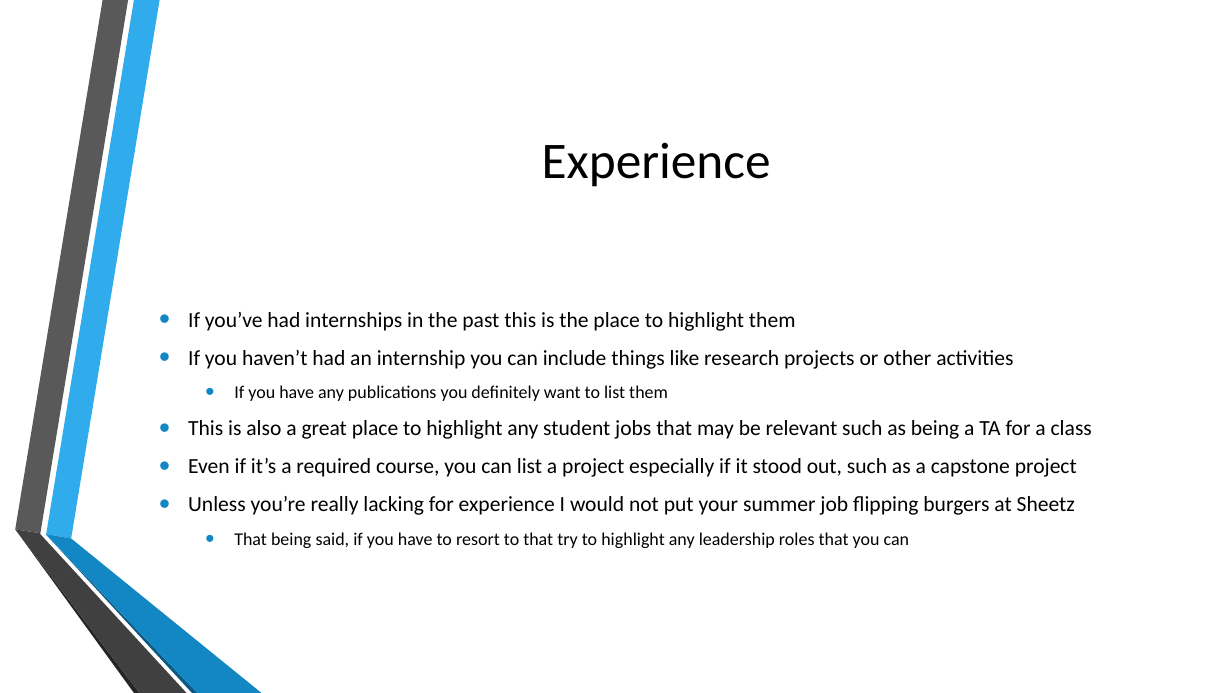
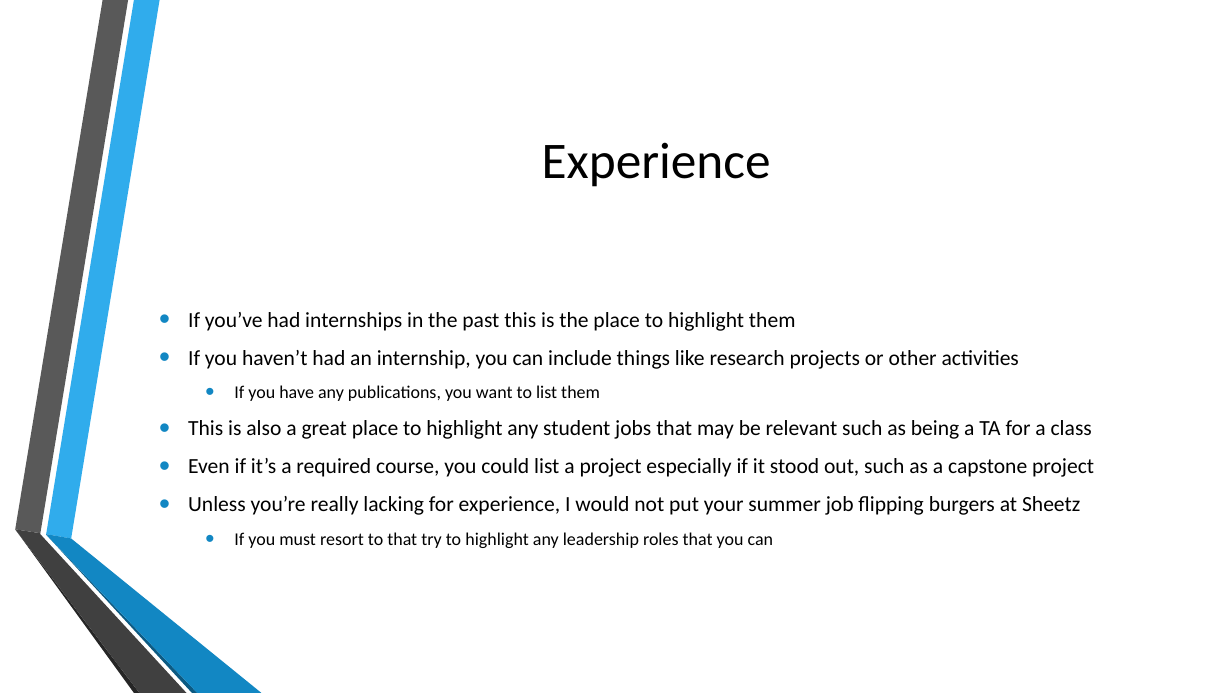
Before and after one commit to prakitmohal/presentations, a slide deck: slide 12 of Resumes 101.pptx. Drawn at 1232x693 pixels with LibreOffice and Linux fonts; fonts in the diff are those of the drawing; background and template pictures are left out. Boxes give left, top, right and bottom in pixels: in the first picture for what was removed or moved away, otherwise in the second. Text is boxed around its words. In the diff, an @@ line names an element or a change of style, - is before the commit and + after.

```diff
--- a/Resumes 101.pptx
+++ b/Resumes 101.pptx
@@ text at (188,350,1019,401): text changed @@
-• If you haven’t had an internship you can include things like research projects or other activities
-  • If you have any publications you definitely want to list them
+• If you haven’t had an internship, you can include things like research projects or other activities
+  • If you have any publications, you want to list them
@@ text at (188,458,1094,548): text changed @@
-• Even if it’s a required course, you can list a project especially if it stood out, such as a capstone project
-• Unless you’re really lacking for experience I would not put your summer job flipping burgers at Sheetz
-  • That being said, if you have to resort to that try to highlight any leadership roles that you can
+• Even if it’s a required course, you could list a project especially if it stood out, such as a capstone project
+• Unless you’re really lacking for experience, I would not put your summer job flipping burgers at Sheetz
+  • If you must resort to that try to highlight any leadership roles that you can
```
Also in this commit, not shown: 15 other slides changed, 1 slide added, 1 other file.
